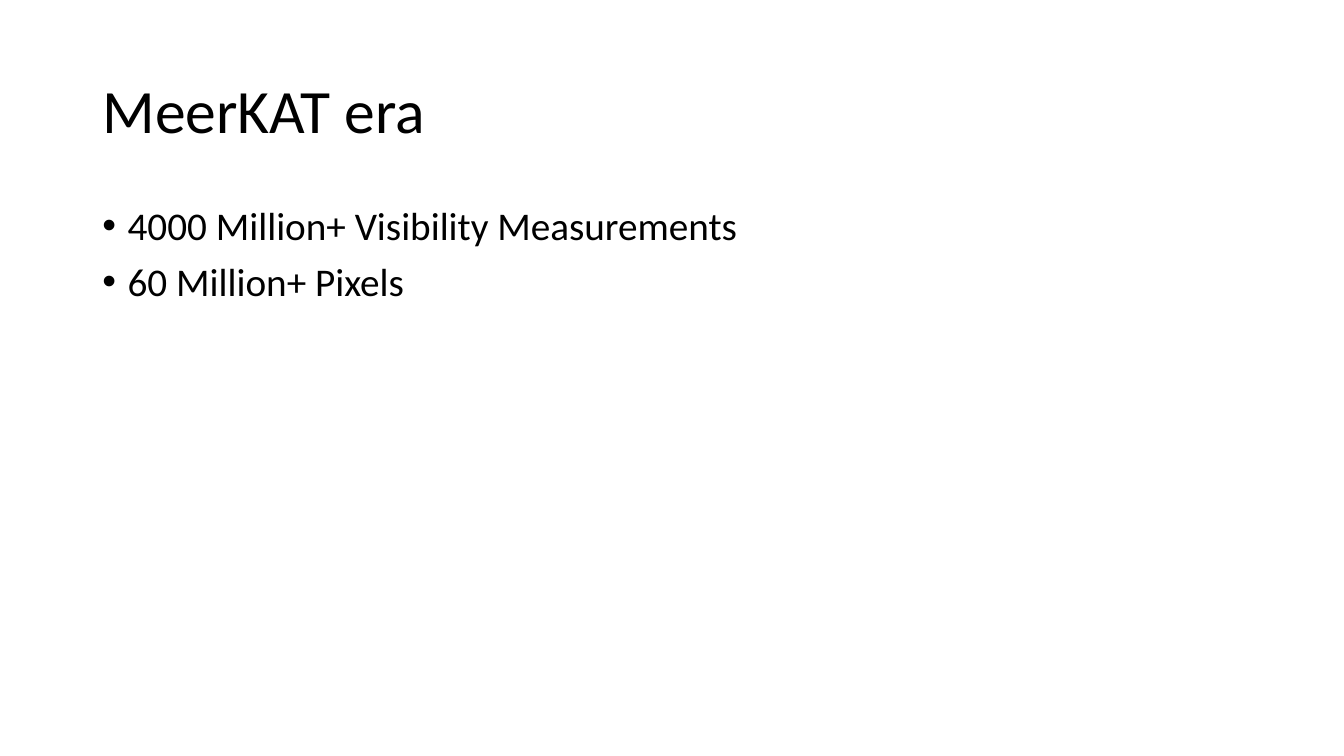
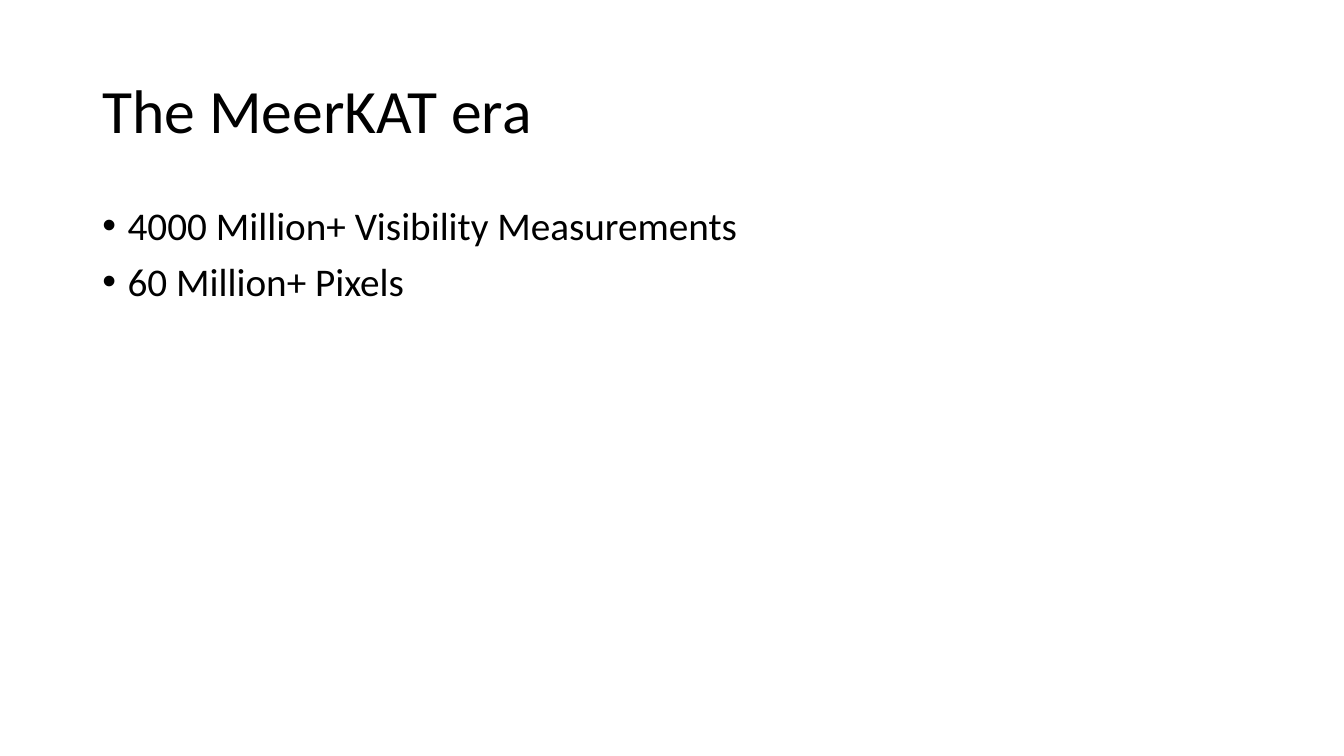
Before and after one commit to lord-blueberry/p8-doc, a slide deck: slide 3 of pp8.pptx (slide 4 before the commit). Drawn at 1344x756 pixels with LibreOffice and Linux fonts; fonts in the diff are those of the drawing. Boxes give left, top, right and bottom in pixels: in the first picture for what was removed or moved away, otherwise in the second. Text is boxed around its words. In the diff, an @@ line names an element or a change of style, - is before the commit and + after.

```diff
--- a/pp8.pptx
+++ b/pp8.pptx
@@ title at (102,90,531,134): text changed @@
-MeerKAT era
+The MeerKAT era
```
Also in this commit, not shown: 12 other slides changed, 10 slides added, 12 slides removed, 1 other file.
